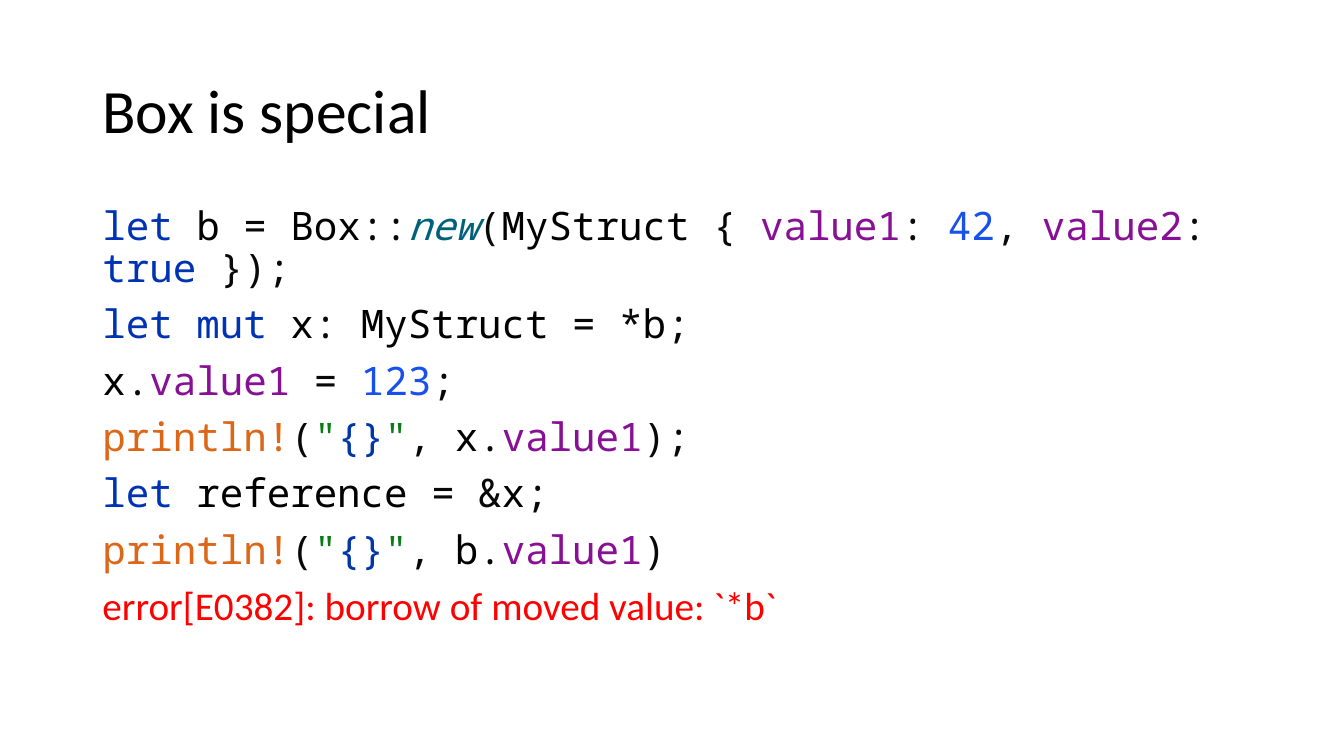
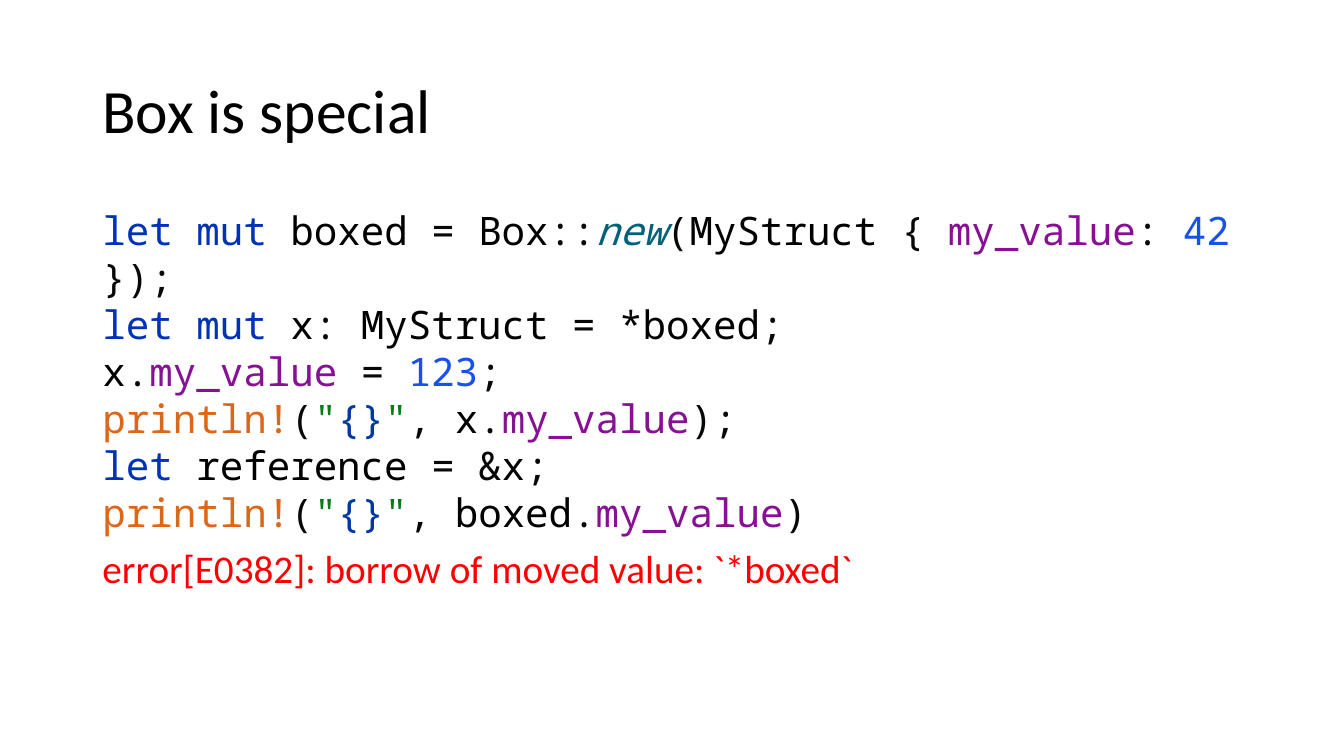
Before and after one commit to kugushev/course-rust-basics, a slide deck: slide 23 of pres/04-SmartPointers.pptx (slide 22 before the commit). Drawn at 1344x756 pixels with LibreOffice and Linux fonts; fonts in the diff are those of the drawing. Boxes give left, top, right and bottom in pixels: in the first picture for what was removed or moved away, otherwise in the second. Text is boxed around its words. In the diff, an @@ line names an element or a change of style, - is before the commit and + after.

```diff
--- a/pres/04-SmartPointers.pptx
+++ b/pres/04-SmartPointers.pptx
@@ text at bbox=[102, 215, 1230, 443]: text changed @@
-let b = Box::new(MyStruct { value1: 42, value2: true });
-let mut x: MyStruct = *b;
-x.value1 = 123;
-println!("{}", x.value1);
+let mut boxed = Box::new(MyStruct { my_value: 42 });
+let mut x: MyStruct = *boxed;
+x.my_value = 123;
+println!("{}", x.my_value);
@@ text at bbox=[102, 450, 549, 486]: line spacing 0.9 to 1; less space between paragraphs @@
@@ text at bbox=[102, 497, 852, 589]: text changed @@
-println!("{}", b.value1)
-error[E0382]: borrow of moved value: `*b`
+println!("{}", boxed.my_value)
+error[E0382]: borrow of moved value: `*boxed`
```
Also in this commit, not shown: 6 other slides changed, 3 slides added, 3 slides removed, 1 other file.
